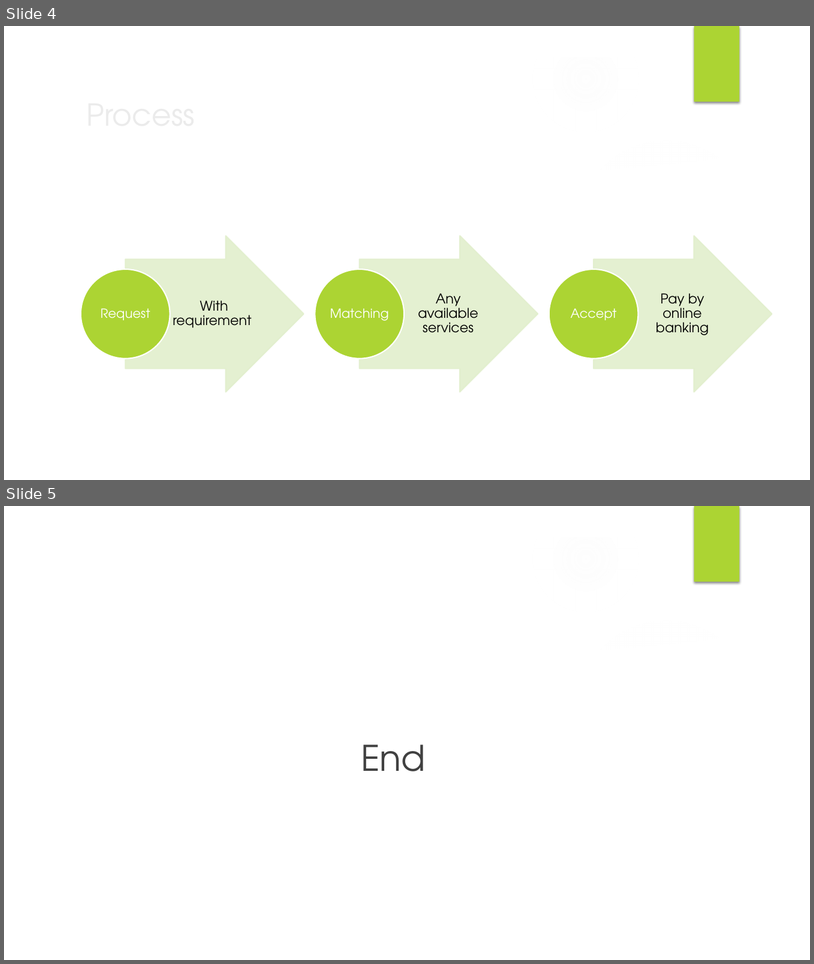
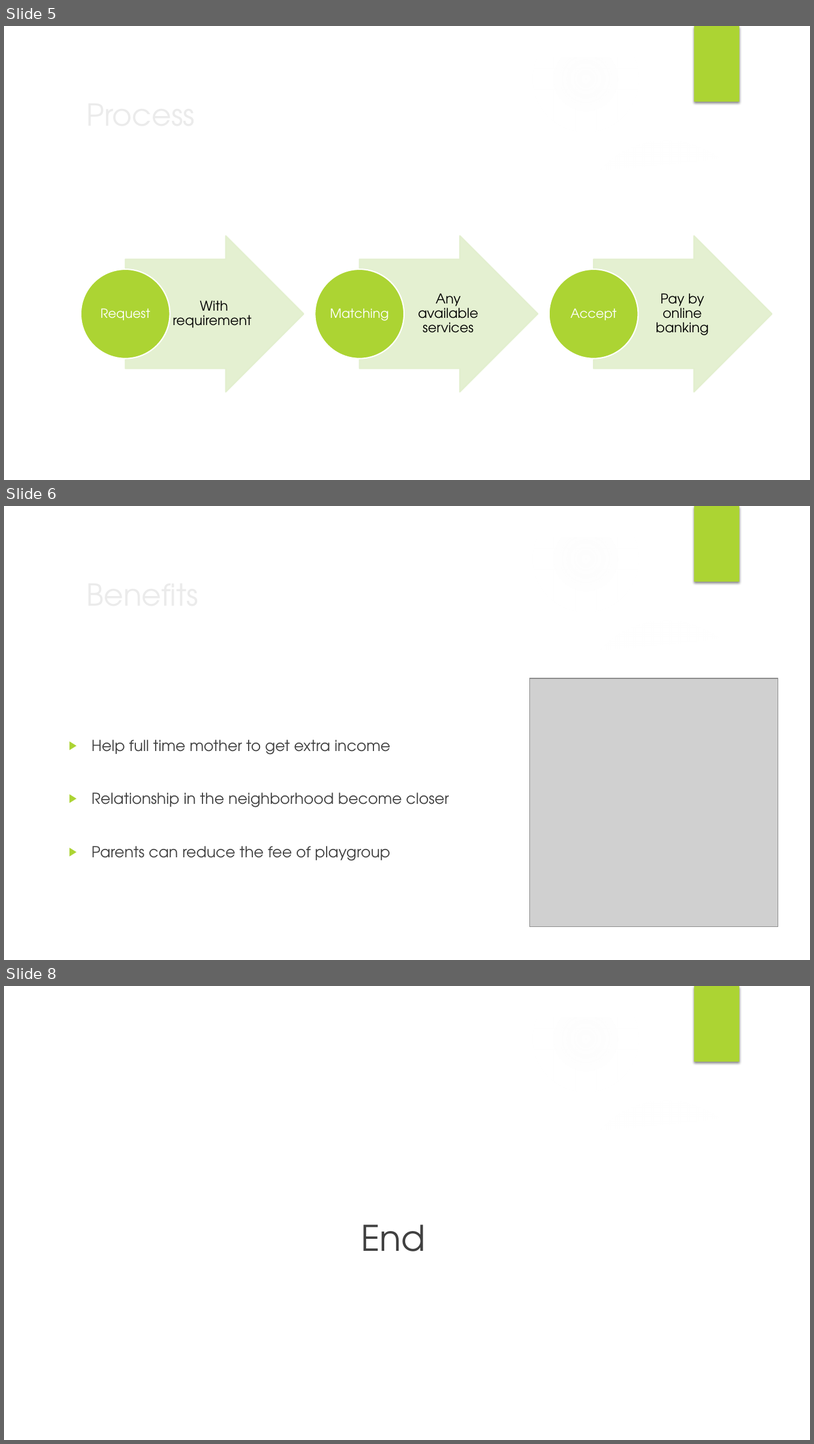
Before and after one commit to MIT-THEi-2018/Anson-Hins, a slide deck: Matching Request Application.pptm. Shown one above the other, each under a label of ours: slides 4 and 5 before the commit, slides 5, 6 and 8 after it; the slides between them are not shown. The pictures are 814x964 and 814x1444 pixels, drawn with LibreOffice and Linux fonts; fonts in the diff are those of the drawing; grey boxes stand for pictures; background and template pictures are left out. Boxes give left, top, right and bottom in pixels: in the first picture for what was removed or moved away, otherwise in the second. Text is boxed around its words. In the diff, an @@ line names an element or a change of style, - is before the commit and + after.

```diff
--- a/Matching Request Application.pptm
+++ b/Matching Request Application.pptm
@@ slide 6 added at (4,506,810,960), background picture (left out); not listed: 9 template elements that a slide beside it also shows @@
@@ title added at (80,570,660,617), 36 pt, text #EBEBEB @@
+Benefits
@@ picture added at (530,678,779,927) @@
@@ text added at (92,739,449,861), 18 pt, text #404040 @@
+▶ Help full time mother to get extra income
+▶ Relationship in the neighborhood become closer
+▶ Parents can reduce the fee of playgroup
@@ what was slide 4 is now slide 5 @@
@@ what was slide 5 is now slide 8 @@
```
Also in this commit, not shown: 2 other slides added.
